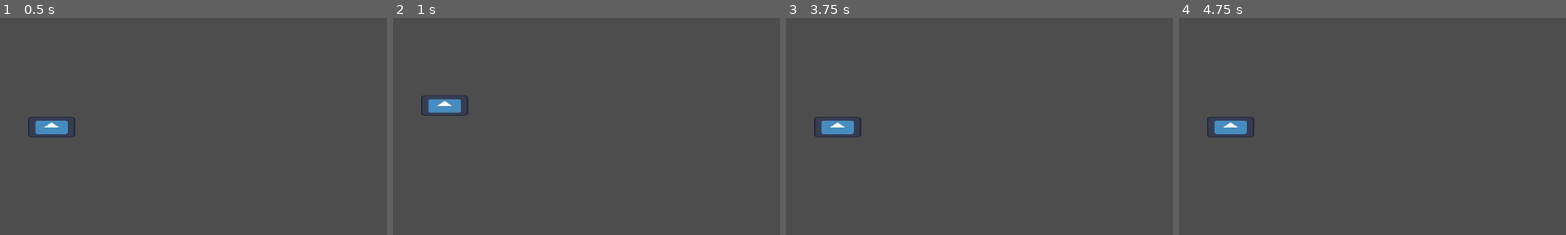
Above: before the commit, frames 1-4 (left to right).
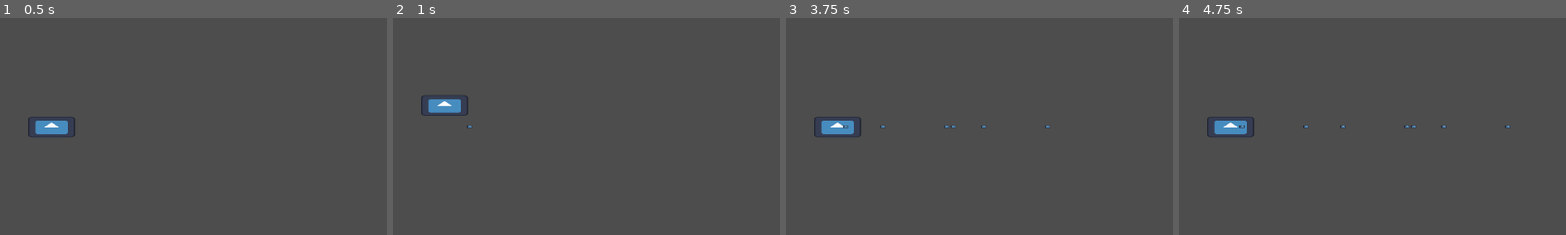
Above: after the commit, the same moments.

Repository: LuisGarrillo/frame-breakers
Game: Godot game, scene res://scenes/level/level.tscn
Two runs of this game, one before a commit and one after it. Both use one fixed random seed, a clock stepped at 60 frames per second and the inputs below. The engine's default icon, where the game draws it, is replaced by a stand-in: a white triangle on a blue panel in a dark square.
Inputs:
- Up to frame 1 (0.5 s): no input
- Up to frame 2 (1 s): tap Enter at 0.5 s; tap Space (Attack) at 0.6 s; tap Up (Move) at 0.8 s
- Up to frame 3 (3.75 s): hold Down 1.28-2.03 s; tap Up (Move) at 1.35, 2.3, 2.85 s; tap Space (Attack) at 1.55, 2, 2.1, 3.05, 3.6 s; tap Enter at 3.5 s; hold Down from 3.53 s (still down)
- Up to frame 4 (4.75 s): keep holding Down; tap Up (Move) at 3.8, 4.35 s; tap Space (Attack) at 4.55 s
The pictures show only the part of the screen within x 43-93%, y 25-75%; the shares and areas given below are measured in that part.

Frame 1 is identical in both runs. In frame 2, less than 0.1% of the frame differs, in the area x 19-21%, y 49-51%; in frame 3, less than 0.1%; in frame 4, less than 0.1%, in the area x 15-86%, y 49-51%.

Commit message:
Add projectiles

Diff:
--- a/frame-breakers/scenes/level/level.tscn
+++ b/frame-breakers/scenes/level/level.tscn
@@ -1,8 +1,10 @@
-[gd_scene load_steps=2 format=3 uid="uid://b7v170fc2xxax"]
+[gd_scene load_steps=3 format=3 uid="uid://b7v170fc2xxax"]
 
 [ext_resource type="PackedScene" uid="uid://dt10slsuij5ji" path="res://scenes/level/player.tscn" id="1_h3e3j"]
+[ext_resource type="Script" uid="uid://tfurqlvn20k7" path="res://scripts/level/level.gd" id="1_nbgty"]
 
 [node name="Level" type="Node2D"]
+script = ExtResource("1_nbgty")
 
 [node name="WallsHolder" type="Node2D" parent="."]
 
@@ -14,3 +16,7 @@
 
 [node name="Camera2D" type="Camera2D" parent="."]
 position = Vector2(0, -1)
+
+[node name="ProjectilesHolder" type="Node2D" parent="."]
+
+[connection signal="add_projectile" from="Player" to="." method="_on_player_add_projectile"]
--- /dev/null
+++ b/frame-breakers/scenes/level/projectile.tscn
@@ -0,0 +1,10 @@
+[gd_scene load_steps=2 format=3 uid="uid://bsiysokx16l5i"]
+
+[ext_resource type="Script" uid="uid://cd8hxm7ky6dpi" path="res://scripts/level/projectile.gd" id="1_hsdeq"]
+
+[node name="Projectile" type="Area2D"]
+collision_layer = 0
+collision_mask = 0
+script = ExtResource("1_hsdeq")
+
+[connection signal="body_entered" from="." to="." method="_on_body_entered"]
--- /dev/null
+++ b/frame-breakers/scenes/level/projectiles/player_projectile.tscn
@@ -0,0 +1,18 @@
+[gd_scene load_steps=4 format=3 uid="uid://d4imd6i00vf5q"]
+
+[ext_resource type="Script" uid="uid://cd8hxm7ky6dpi" path="res://scripts/level/projectile.gd" id="1_gel6u"]
+[ext_resource type="Texture2D" uid="uid://32v6kv74c3x8" path="res://icon.svg" id="2_cthds"]
+
+[sub_resource type="RectangleShape2D" id="RectangleShape2D_pfhf3"]
+size = Vector2(8, 4)
+
+[node name="PlayerProjectile" type="Area2D"]
+script = ExtResource("1_gel6u")
+metadata/_custom_type_script = "uid://cd8hxm7ky6dpi"
+
+[node name="Sprite2D" type="Sprite2D" parent="."]
+scale = Vector2(0.0625, 0.03125)
+texture = ExtResource("2_cthds")
+
+[node name="CollisionShape2D" type="CollisionShape2D" parent="."]
+shape = SubResource("RectangleShape2D_pfhf3")
--- /dev/null
+++ b/frame-breakers/scripts/level/level.gd
@@ -0,0 +1,15 @@
+extends Node2D
+class_name Level
+
+@onready var player: Player = $Player
+@onready var projectiles_holder: Node2D = $ProjectilesHolder
+@onready var hazard_holder: Node2D = $HazardHolder
+@onready var enemies_holder: Node2D = $EnemiesHolder
+@onready var walls_holder: Node2D = $WallsHolder
+
+const PLAYER_PROJECTILE = preload("res://scenes/level/projectiles/player_projectile.tscn")
+
+func _on_player_add_projectile() -> void:
+	var new_projectile = PLAYER_PROJECTILE.instantiate()
+	projectiles_holder.add_child(new_projectile)
+	new_projectile.set_up("Ally", 1)
--- a/frame-breakers/scripts/level/player.gd
+++ b/frame-breakers/scripts/level/player.gd
@@ -1,5 +1,9 @@
 extends CharacterBody2D
 class_name Player
+
+signal sig_die
+signal add_projectile
+
 
 var direction_map : Dictionary[int, int] = {
 	KEY_DOWN : 1,
@@ -8,14 +12,18 @@
 
 var lower_range = Global.carril_size * -1
 var upper_range = Global.carril_size
+var is_locked := false
 
 func _input(event: InputEvent) -> void:
 
 	if Input.is_action_just_pressed("Move"):
 		move(direction_map[event.keycode])
 
+
+	if Input.is_action_just_pressed("Attack"):
+		attack()
+
 func move(direction) -> void:
-	var position_range = range(Global.carril_size * -1, Global.carril_size + 1)
 	var change_value = Global.carril_size * direction
 
 	if position.y + change_value < lower_range or position.y + change_value > upper_range:
@@ -24,7 +32,11 @@
 	position.y += change_value
 
 func attack() -> void:
-	pass
+	add_projectile.emit()
+
+func damage() -> void:
+	var change_value = 0.75 * Global.speed
+	position.x -= change_value
 
 func die() -> void:
-	pass
+	sig_die.emit()
--- /dev/null
+++ b/frame-breakers/scripts/level/projectile.gd
@@ -0,0 +1,23 @@
+extends Area2D
+class_name Projectile
+
+var masks_map: Dictionary[String, int] = {
+	"Ally": 1,
+	"Enemy": 0
+}
+var direction
+
+func _physics_process(delta: float) -> void:
+	position.x += Global.speed * delta * direction
+
+func set_up(mode, setup_direction) -> void:
+	set_collision_mask_value(masks_map[mode], true)
+	direction = setup_direction
+
+
+func _on_body_entered(body: Node2D) -> void:
+	if not body is CharacterBody2D:
+		return
+
+	if body is Player:
+		body.damage()
Not shown, added: frame-breakers/scripts/level/level.gd.uid
Not shown, added: frame-breakers/scripts/level/projectile.gd.uid
